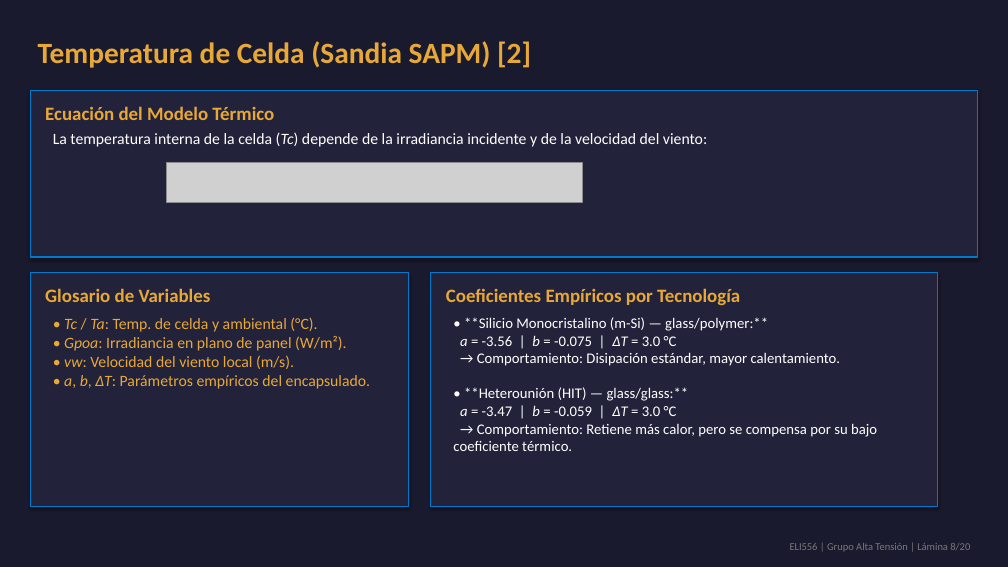
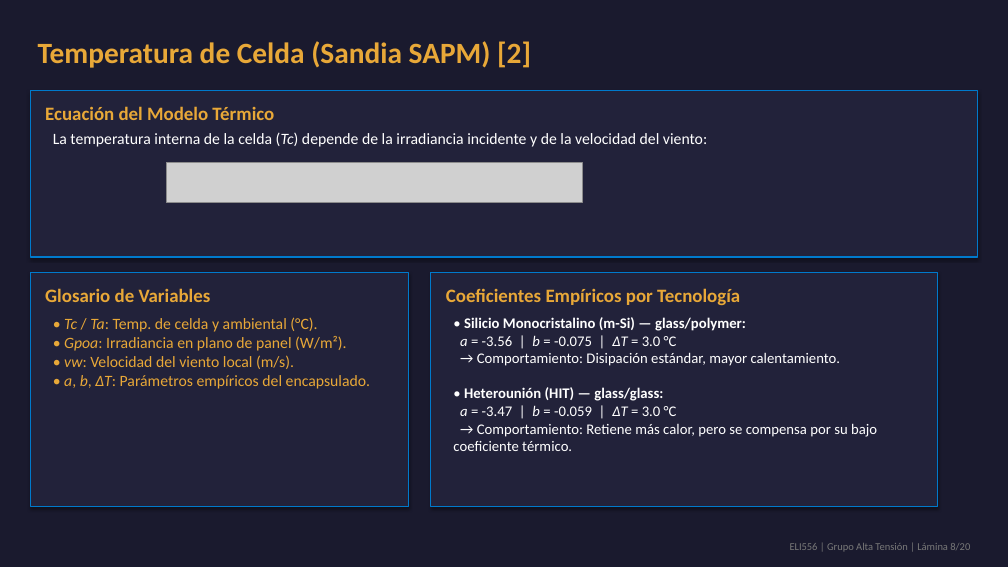
Before and after one commit to theChosen16/t2-paneles, a slide deck: slide 8 of output/Presentacion_Final_ELI556_Atacama.pptx. Drawn at 1008x567 pixels with LibreOffice and Linux fonts; fonts in the diff are those of the drawing; grey boxes stand for pictures. Boxes give left, top, right and bottom in pixels: in the first picture for what was removed or moved away, otherwise in the second. Text is boxed around its words. In the diff, an @@ line names an element or a change of style, - is before the commit and + after.

```diff
--- a/output/Presentacion_Final_ELI556_Atacama.pptx
+++ b/output/Presentacion_Final_ELI556_Atacama.pptx
@@ text at box(464, 317, 746, 331): text changed; bold on @@
-• **Silicio Monocristalino (m-Si) — glass/polymer:**
+• Silicio Monocristalino (m-Si) — glass/polymer:
@@ text at box(464, 387, 663, 401): text changed; bold on @@
-• **Heterounión (HIT) — glass/glass:**
+• Heterounión (HIT) — glass/glass:
```
Also in this commit, not shown: 3 other slides changed, 12 other files.
